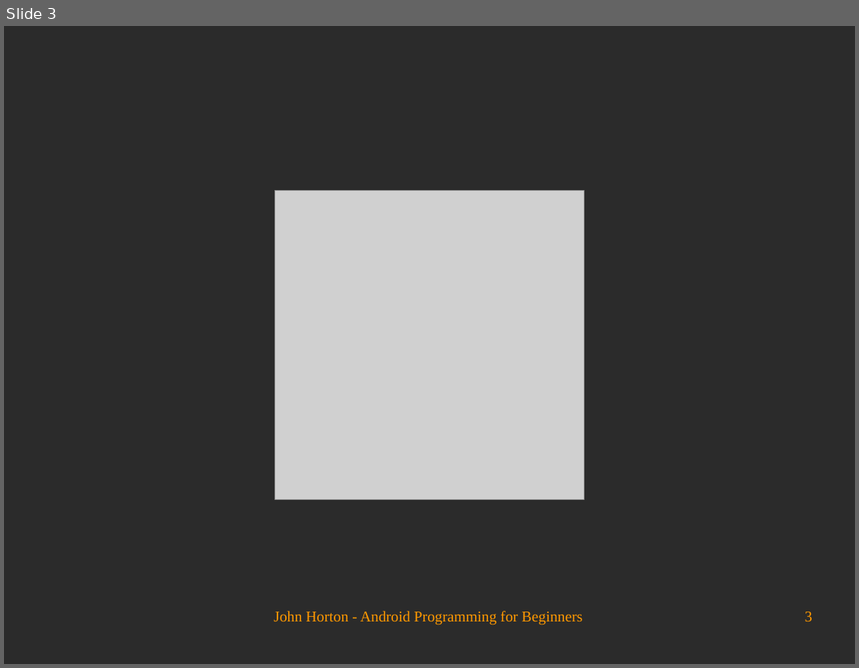
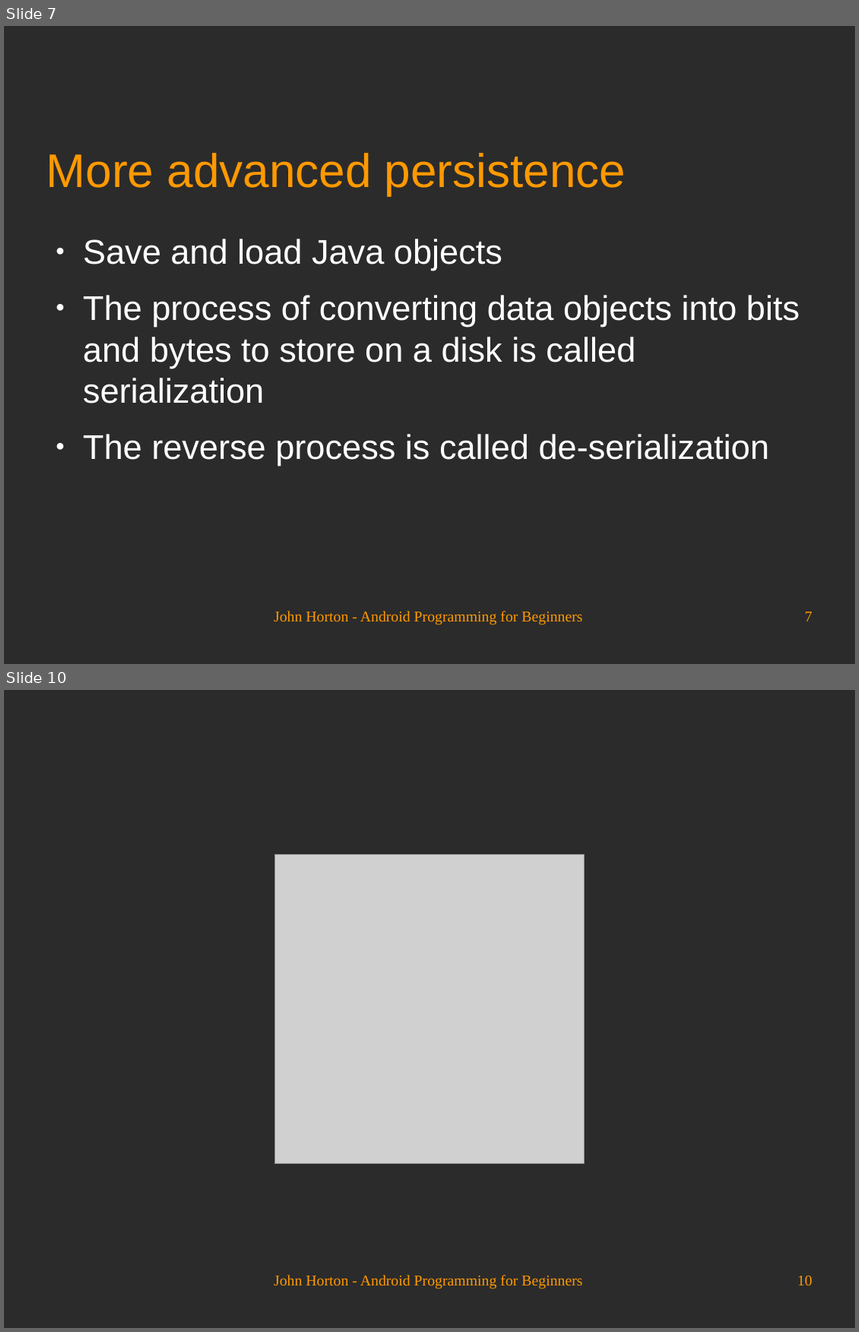
Before and after one commit to Academy-Soft-Intellect/Android-Programming-for-Beginners, a slide deck: 15_Android_Intent_and_Persistence.odp. Shown one above the other, each under a label of ours: slide 3 before the commit, slides 7 and 10 after it; the slides between them are not shown. The pictures are 859x668 and 859x1332 pixels, drawn with LibreOffice and Linux fonts; fonts in the diff are those of the drawing; grey boxes stand for pictures; background and template pictures are left out; a plain dark background stands for a picture behind light text. Boxes give left, top, right and bottom in pixels: in the first picture for what was removed or moved away, otherwise in the second. Text is boxed around its words. In the diff, an @@ line names an element or a change of style, - is before the commit and + after.

```diff
--- a/15_Android_Intent_and_Persistence.odp
+++ b/15_Android_Intent_and_Persistence.odp
@@ slide 7 added at [4, 26, 855, 664], background picture (left out) @@
@@ title added at [47, 153, 626, 195], 44 pt, text #FF9900 @@
+More advanced persistence
@@ text added at [83, 239, 800, 466], 32 pt, text #FFFFFF @@
+● Save and load Java objects
+● The process of converting data objects into bits and bytes to store on a disk is called serialization
+● The reverse process is called de-serialization
@@ text added at [274, 611, 582, 626], 14 pt, text #FF9900 @@
+John Horton - Android Programming for Beginners
@@ page number added at [805, 612, 813, 622], 14 pt, text #FF9900 @@
+7
@@ what was slide 3 is now slide 10 @@
@@ page number at [797, 1276, 813, 1286]: text changed @@
-3
+10
```
Also in this commit, not shown: 2 slides changed, 6 other slides added.
